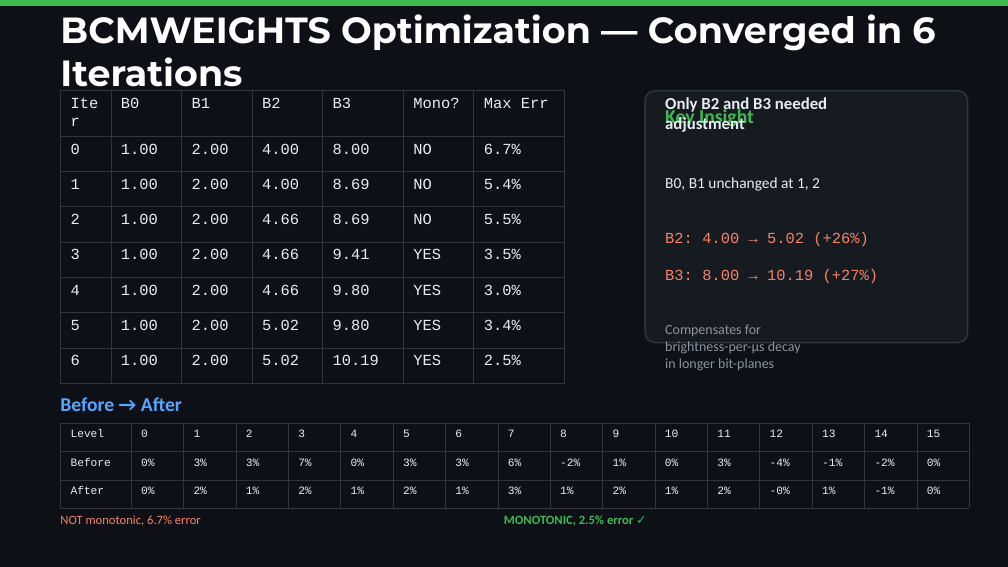
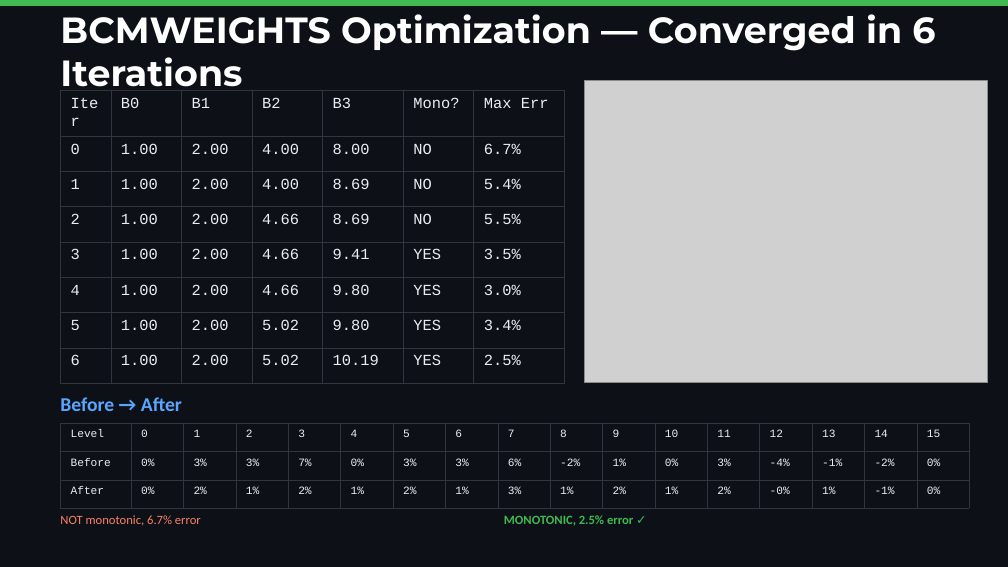
Before and after one commit to mbreiser/G6_Panels_Test_Firmware, a slide deck: slide 6 of test_firmware/single_led/G6_BCM_Summary_v2.pptx (slide 5 before the commit). Drawn at 1008x567 pixels with LibreOffice and Linux fonts; fonts in the diff are those of the drawing; grey boxes stand for pictures. Boxes give left, top, right and bottom in pixels: in the first picture for what was removed or moved away, otherwise in the second. Text is boxed around its words. In the diff, an @@ line names an element or a change of style, - is before the commit and + after.

```diff
--- a/test_firmware/single_led/G6_BCM_Summary_v2.pptx
+++ b/test_firmware/single_led/G6_BCM_Summary_v2.pptx
@@ picture added at [585, 81, 988, 383] @@
@@ rounded rectangle removed at [645, 91, 968, 343] @@
@@ text removed at [665, 107, 754, 129] @@
-Key Insight
@@ text removed at [665, 97, 879, 371] @@
-Only B2 and B3 needed
-adjustment
-B0, B1 unchanged at 1, 2
-B2: 4.00 → 5.02 (+26%)
-B3: 8.00 → 10.19 (+27%)
-Compensates for
-brightness-per-µs decay
-in longer bit-planes
```
Also in this commit, not shown: 2 slides added, 1 slide removed, 6 other files.
